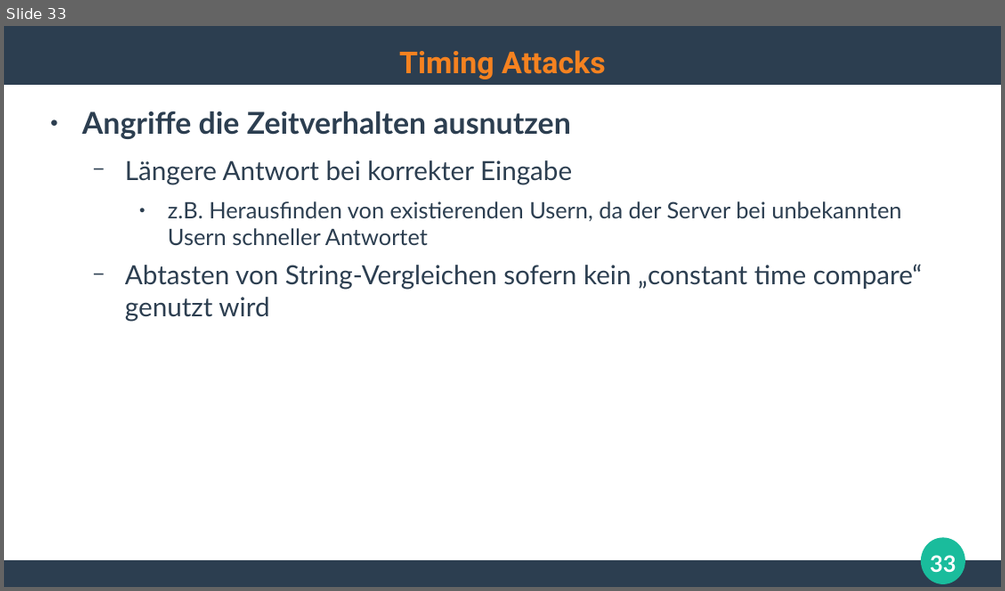
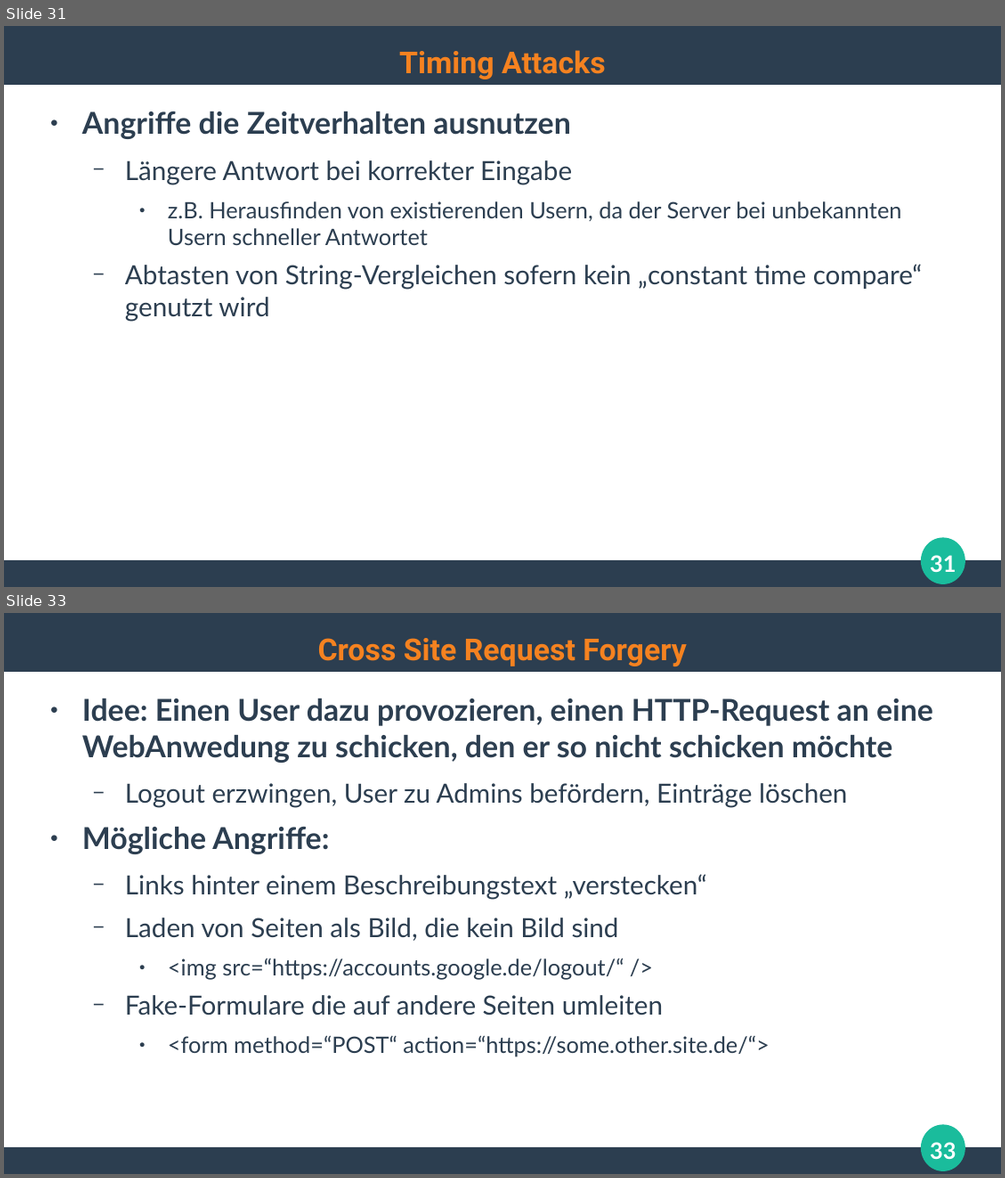
Before and after one commit to ghandmann/HS-AlbSig-WebAnwendungen2, a slide deck: Kapitel/06_WebSecurity.odp. Shown one above the other, each under a label of ours: slide 33 before the commit, slides 31 and 33 after it; the slides between them are not shown. The pictures are 1005x591 and 1005x1178 pixels, drawn with LibreOffice and Linux fonts; fonts in the diff are those of the drawing. Boxes give left, top, right and bottom in pixels: in the first picture for what was removed or moved away, otherwise in the second. Text is boxed around its words. In the diff, an @@ line names an element or a change of style, - is before the commit and + after.

```diff
--- a/Kapitel/06_WebSecurity.odp
+++ b/Kapitel/06_WebSecurity.odp
@@ slide 33 added at <box>4,613,1001,1174</box>, background #FFFFFF; not listed: 3 template elements that a slide beside it also shows @@
@@ title added at <box>318,638,687,666</box>, 24 pt, text #F58220, bold @@
+Cross Site Request Forgery
@@ text added at <box>82,698,933,1057</box>, 21 pt, text #2C3E50 @@
+● Idee: Einen User dazu provozieren, einen HTTP-Request an eine WebAnwedung zu schicken, den er so nicht schicken möchte
+  − Logout erzwingen, User zu Admins befördern, Einträge löschen
+● Mögliche Angriffe:
+  − Links hinter einem Beschreibungstext „verstecken“
+  − Laden von Seiten als Bild, die kein Bild sind
+    ● <img src=“https://accounts.google.de/logout/“ />
+  − Fake-Formulare die auf andere Seiten umleiten
+    ● <form method=“POST“ action=“https://some.other.site.de/“>
@@ page number added at <box>930,1142,955,1159</box>, 18 pt, text #FFFFFF, bold @@
+33
@@ what was slide 33 is now slide 31 @@
@@ page number at <box>930,555,955,572</box>: text changed @@
-33
+31
```
Also in this commit, not shown: 1 slide changed, 7 other slides added, 1 slide removed.
